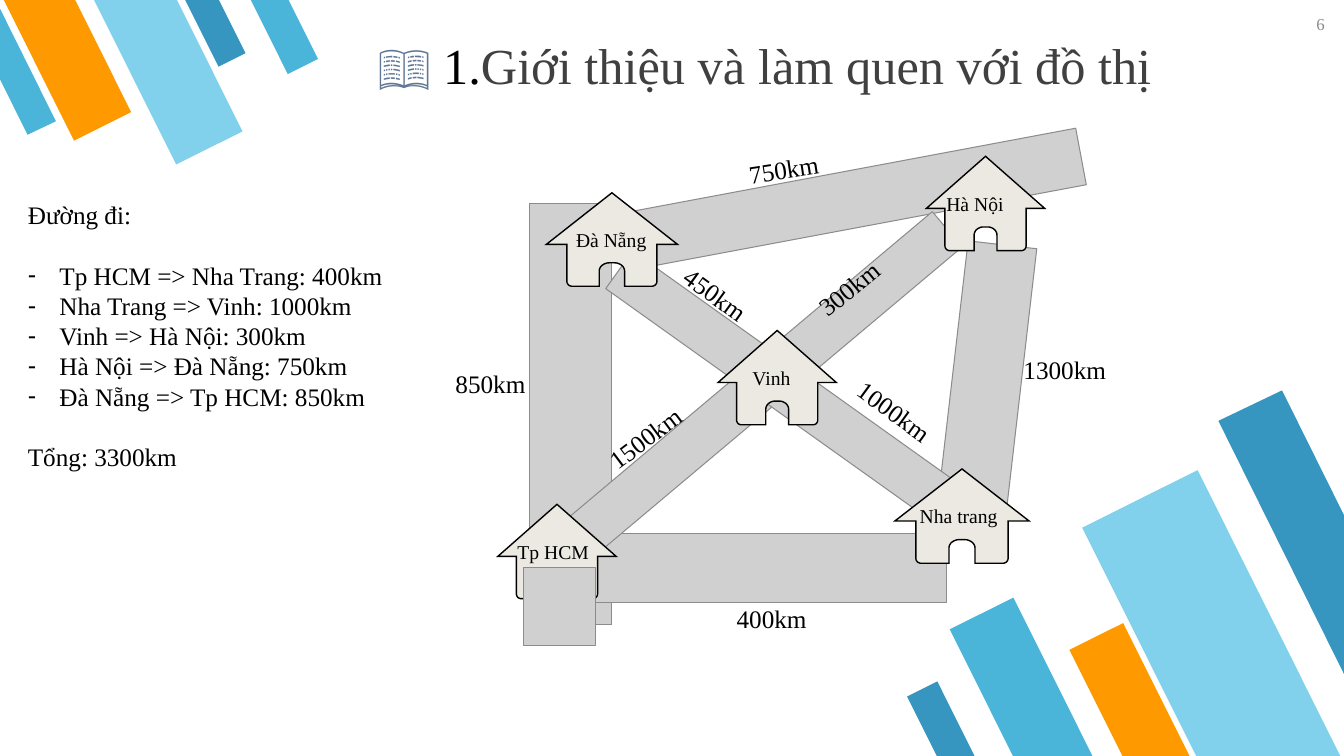
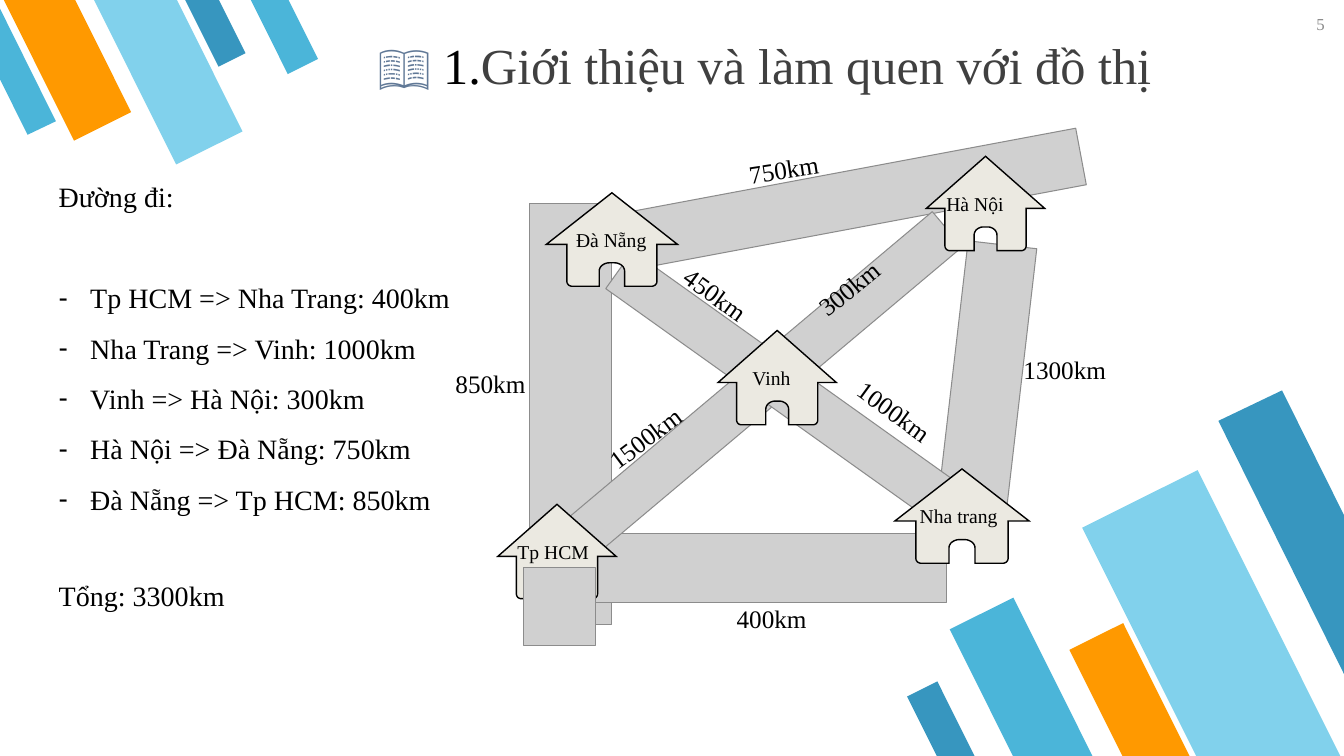
Before and after one commit to Nhom006/Nhom006, a slide deck: slide 5 of Bai_thuyet_trinh/graph.pptx (slide 6 before the commit). Drawn at 1344x756 pixels with LibreOffice and Linux fonts; fonts in the diff are those of the drawing; grey boxes stand for pictures. Boxes give left, top, right and bottom in pixels: in the first picture for what was removed or moved away, otherwise in the second. Text is boxed around its words. In the diff, an @@ line names an element or a change of style, - is before the commit and + after.

```diff
--- a/Bai_thuyet_trinh/graph.pptx
+++ b/Bai_thuyet_trinh/graph.pptx
@@ page number at (1316,19,1324,30): text changed @@
-6
+5
@@ text "Đường đi:": place and size @@
-text "Đường đi:" at (28,206,382,472)
+text "Đường đi:" at (59,187,450,611)
@@ text "Đường đi:" at (59,187,450,611): size 18 to 20 pt; line spacing 1 to 1.5 @@
```
Also in this commit, not shown: 13 other slides changed, 44 slides added, 22 slides removed, 1 other file.
